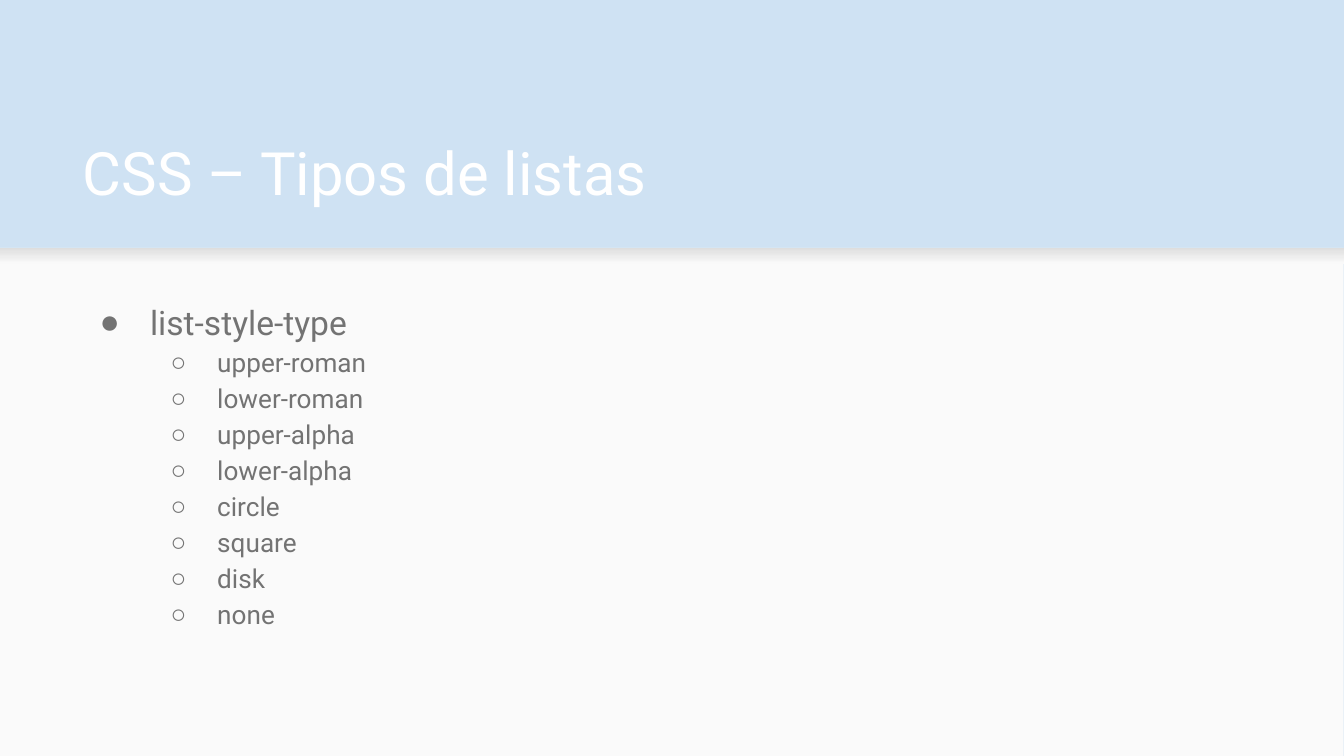
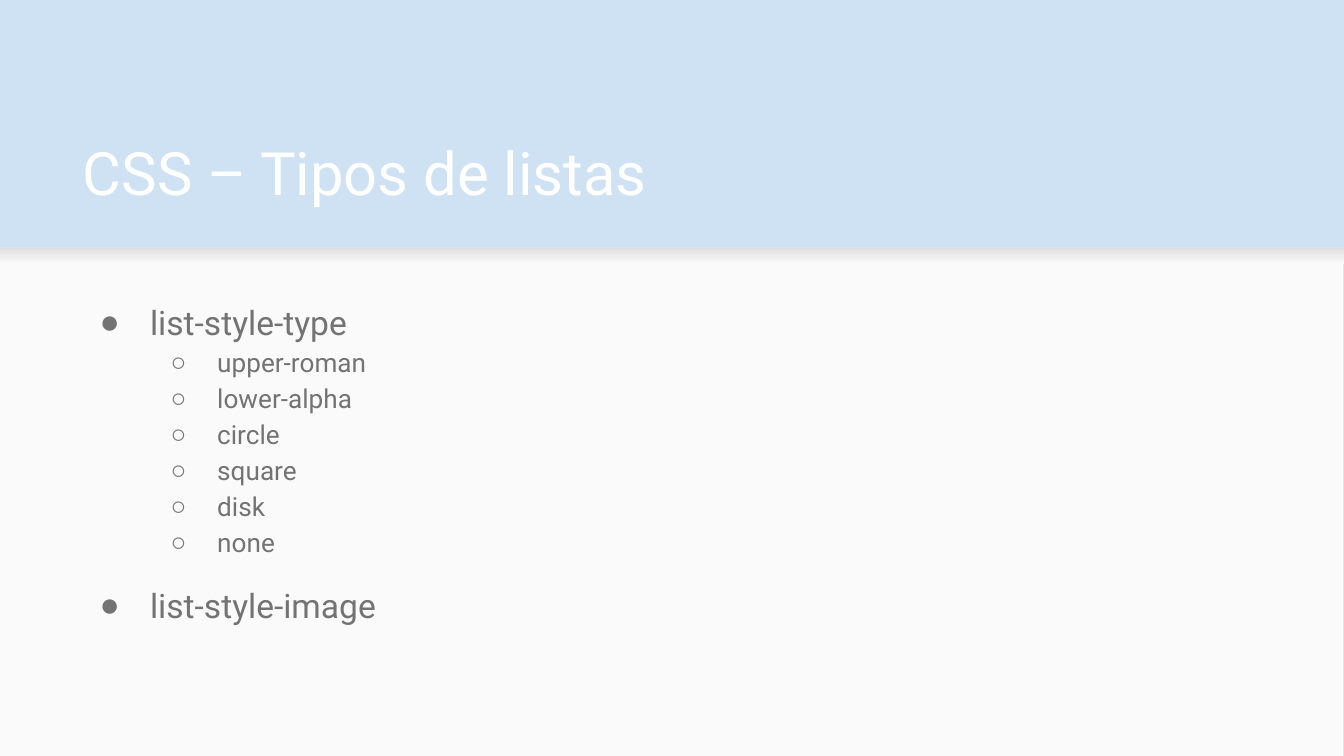
Before and after one commit to fboldt/aulasweb, a slide deck: slide 2 of slides/CSS - Listas.odp. Drawn at 1344x756 pixels with LibreOffice and Linux fonts; fonts in the diff are those of the drawing. Boxes give left, top, right and bottom in pixels: in the first picture for what was removed or moved away, otherwise in the second. Text is boxed around its words. In the diff, an @@ line names an element or a change of style, - is before the commit and + after.

Commit message:
aula listas CSS

```diff
--- a/slides/CSS - Listas.odp
+++ b/slides/CSS - Listas.odp
@@ text at (x1=217, y1=388, x2=363, y2=450): paragraphs removed @@
-  ○ lower-roman
-  ○ upper-alpha
@@ text at (x1=150, y1=593, x2=376, y2=625): paragraph added @@
+● list-style-image
```
Also in this commit, not shown: 1 other slide changed, 1 slide removed, 2 other files.
